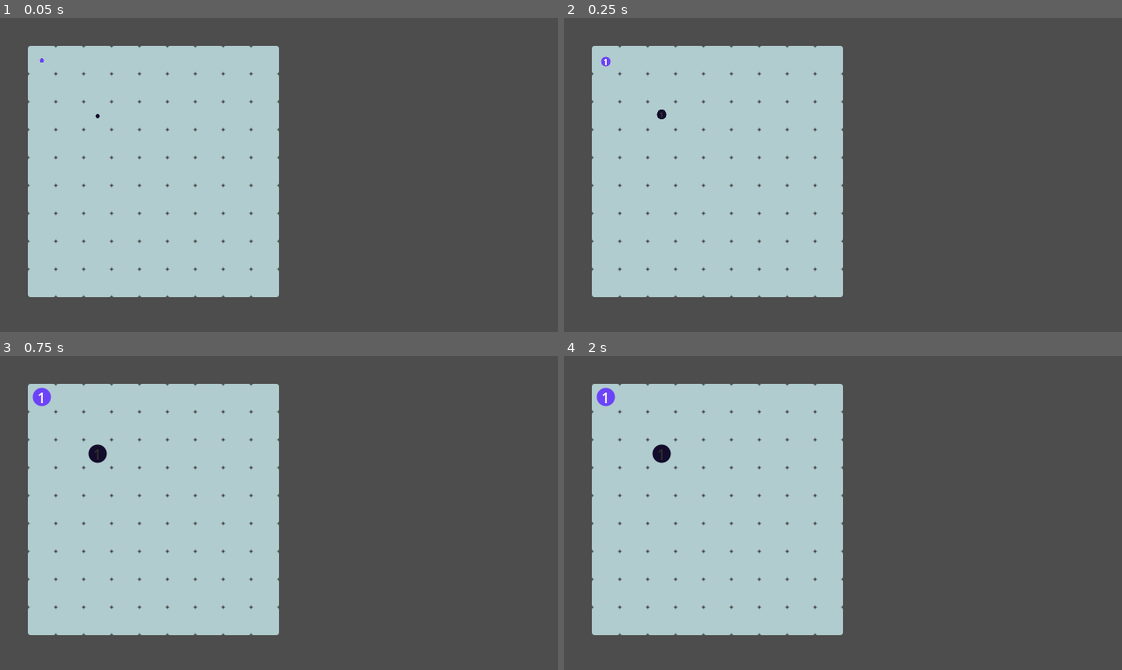
Above: before the commit, frames 1-4 (two rows, left to right).
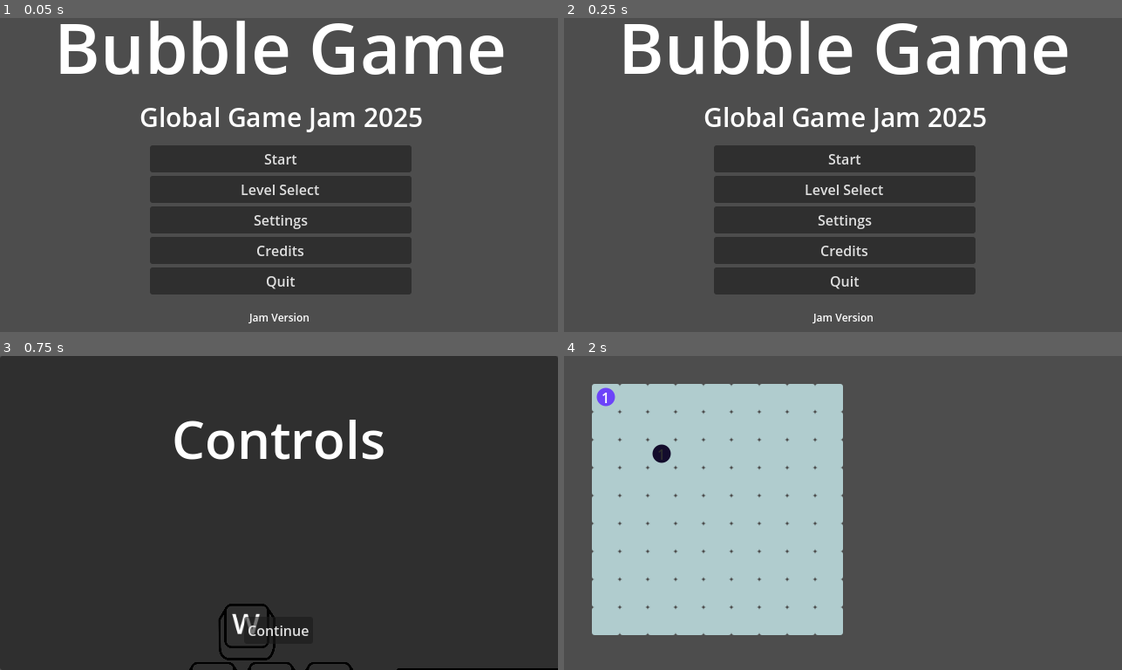
Above: after the commit, the same moments.

Repository: kaiec/ggj25-bubble-game
Game: Godot game, scene res://gamemanager/gamemanager.tscn
Two runs of this game, one before a commit and one after it. Both use one fixed random seed, a clock stepped at 60 frames per second and the inputs below.
Inputs (mouse positions are in pixels of both pictures, inside the frame that each line leads up to):
- Up to frame 1 (0.05 s): no input
- Up to frame 2 (0.25 s): no input
- Up to frame 3 (0.75 s): click (279, 497) at 0.5 s, where only the run after the commit has a clickable "Start"
- Up to frame 4 (2 s): click (843, 629) at 1.25 s, where only the run after the commit has a clickable "Continue"

The runs differ from the first frame. In frame 1, 50% of the frame differs, in the area x 5-91%, y 0-98%; in frame 2, 50%; in frame 3, 100%, in the area x 0-100%, y 0-100%; in frame 4, nothing differs.

Commit message:
Web Export with Template, fixed winning bug

Diff:
--- a/bubble/bubble.gd
+++ b/bubble/bubble.gd
@@ -50,6 +50,7 @@
 	if bursting:
 		return
 	bursting = true
+	remove_from_group("goal")
 	print("Burst at ", cell)
 	var tween = create_tween().set_ease(Tween.EASE_OUT).set_parallel()
 	tween.tween_property(self, "scale", Vector2(2,2), 0.3)
--- a/gamemanager/gamemanager.gd
+++ b/gamemanager/gamemanager.gd
@@ -33,8 +33,6 @@
 	# Load settingsz
 	Settings.load_config()
 
-	if OS.get_name() == "Web":
-		Settings._set_graphics(Settings.GraphicsPreset.TOASTER)
 
 	# Connect to InputManager
 	InputManager.game_pause.connect(pause)
--- a/gamemanager/gamemanager.tscn
+++ b/gamemanager/gamemanager.tscn
@@ -12,7 +12,6 @@
 process_mode = 3
 script = ExtResource("1_htktm")
 max_level = 1
-bypass = true
 
 [node name="WorldEnvironment" type="WorldEnvironment" parent="."]
 environment = ExtResource("2_v1n10")
--- a/project.godot
+++ b/project.godot
@@ -76,3 +76,4 @@
 textures/canvas_textures/default_texture_filter=0
 renderer/rendering_method="gl_compatibility"
 renderer/rendering_method.mobile="gl_compatibility"
+textures/vram_compression/import_etc2_astc=true
